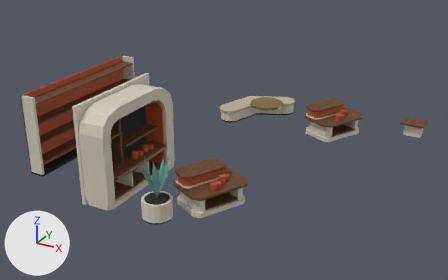
Renders of the glTF model external_packages/shopping_promenade_20261009/exports/SHOP_D09_P100_A132__fitout.glb from each side of a commit.
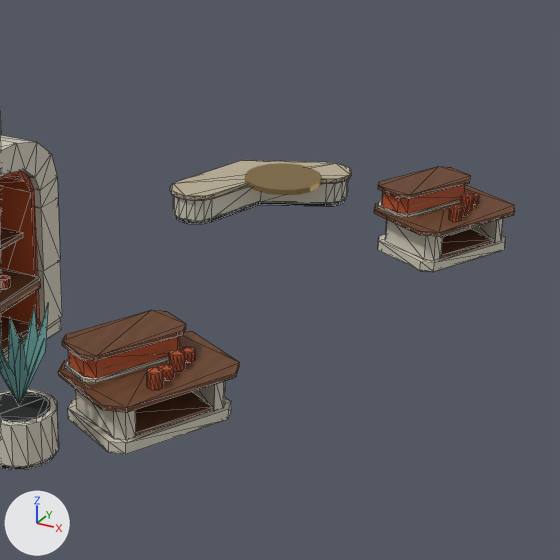
Each version appears first whole from a 50 mm camera at (8.51, -16.81, 8.88) aimed at (-0.45, -0.53, 0.74), and next in a close-up on the part from 33% to 85% of the width and 11% to 94% of the height. Lighting does not change. The marker at lower left points along +X, +Y and +Z. The older version's two pictures come first. The close-ups show mesh edges as thin lines. Vertices at exactly the same position are counted once.

Before the edit, the objects in view are built like this:
```python
ob_shop_d09_p100_a132__fitout__dark_rubber = bpy.data.objects.new('SHOP_D09_P100_A132__fitout__dark_rubber', me_shop_d09_p100_a132__fitout__dark_rubber)
ob_shop_d09_p100_a132__fitout__dark_rubber.location = (0.0, 0.0, 0.0)
ob_shop_d09_p100_a132__fitout__ivory_enamel = bpy.data.objects.new('SHOP_D09_P100_A132__fitout__ivory_enamel', me_shop_d09_p100_a132__fitout__ivory_enamel)
ob_shop_d09_p100_a132__fitout__ivory_enamel.location = (0.0, 0.0, 0.0)
ob_shop_d09_p100_a132__fitout__oatmeal_weave = bpy.data.objects.new('SHOP_D09_P100_A132__fitout__oatmeal_weave', me_shop_d09_p100_a132__fitout__oatmeal_weave)
ob_shop_d09_p100_a132__fitout__oatmeal_weave.location = (0.0, 0.0, 0.0)
ob_shop_d09_p100_a132__fitout__warm_walnut = bpy.data.objects.new('SHOP_D09_P100_A132__fitout__warm_walnut', me_shop_d09_p100_a132__fitout__warm_walnut)
ob_shop_d09_p100_a132__fitout__warm_walnut.location = (0.0, 0.0, 0.0)
# also in view: 'SHOP_D09_P100_A132__fitout__champagne_metal' at (-0.66, -0.3, 1.26); 'SHOP_D09_P100_A132__fitout__retail_terracotta_enamel' at (-1.53, -0.32, 1.33); 'SHOP_D09_P100_A132__fitout__quiet_teal' at (-0.3, -4.6, 1.23)
```
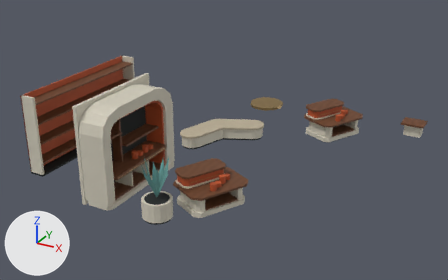
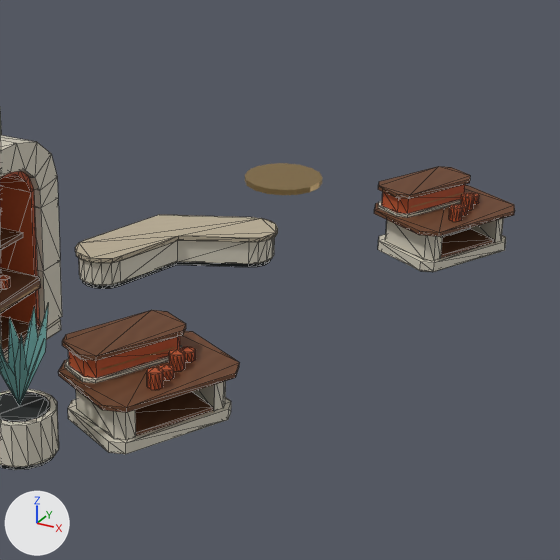
Pixel boxes [x1, y1, x2, y2] of what changed, in the close-ups (560 x 560 px; the box of a moved part takes in the faces that stretch with it):
'SHOP_D09_P100_A132__fitout__oatmeal_weave', moved
    before: [170, 160, 352, 201]
    after: [75, 215, 278, 263]
'SHOP_D09_P100_A132__fitout__dark_rubber', reshaped
    before: [0, 200, 499, 470]
    after: [0, 228, 499, 470]
part 1 of me_shop_d09_p100_a132__fitout__dark_rubber, moved or reshaped
    before: [176, 200, 345, 224]
    after: [82, 259, 271, 289]
part 2 of me_shop_d09_p100_a132__fitout__ivory_enamel, moved or reshaped
    before: [173, 179, 349, 221]
    after: [79, 237, 275, 285]

The change in detail:
me_shop_d09_p100_a132__fitout__dark_rubber is used by ob_shop_d09_p100_a132__fitout__dark_rubber; location (0.0, 0.0, 0.0).
me_shop_d09_p100_a132__fitout__dark_rubber had 252 vertices, 444 faces and spanned x -5.35..2.72, y -5.0..4.82, z 0.0..2.49.
me_shop_d09_p100_a132__fitout__dark_rubber now has 252 vertices, 444 faces and spans x -5.35..2.72, y -5.0..4.32, z 0.0..2.49.
me_shop_d09_p100_a132__fitout__dark_rubber part 1: the loose piece of 40 vertices spanning x -2.32..-0.18, y 2.48..4.82, z 0.0..0.07 is moved by (0.0, -2.8, 0.0).
me_shop_d09_p100_a132__fitout__ivory_enamel has 364 vertices, 678 faces and spans x -5.35..4.8, y -5.05..4.9, z 0.0..3.0.
me_shop_d09_p100_a132__fitout__ivory_enamel is used by ob_shop_d09_p100_a132__fitout__ivory_enamel; location (0.0, 0.0, 0.0).
me_shop_d09_p100_a132__fitout__ivory_enamel part 2: the loose piece of 40 vertices spanning x -2.36..-0.14, y 2.44..4.86, z 0.07..0.43 is moved by (0.0, -2.8, 0.0).
me_shop_d09_p100_a132__fitout__oatmeal_weave is used by ob_shop_d09_p100_a132__fitout__oatmeal_weave; location (0.0, 0.0, 0.0).
me_shop_d09_p100_a132__fitout__oatmeal_weave had 40 vertices, 76 faces and spanned x -2.41..-0.09, y 2.39..4.91, z 0.43..0.5.
me_shop_d09_p100_a132__fitout__oatmeal_weave now has 40 vertices, 76 faces and spans x -2.41..-0.09, y -0.41..2.11, z 0.43..0.5.
me_shop_d09_p100_a132__fitout__oatmeal_weave part 3: the whole mesh is moved by (0.0, -2.8, 0.0).
